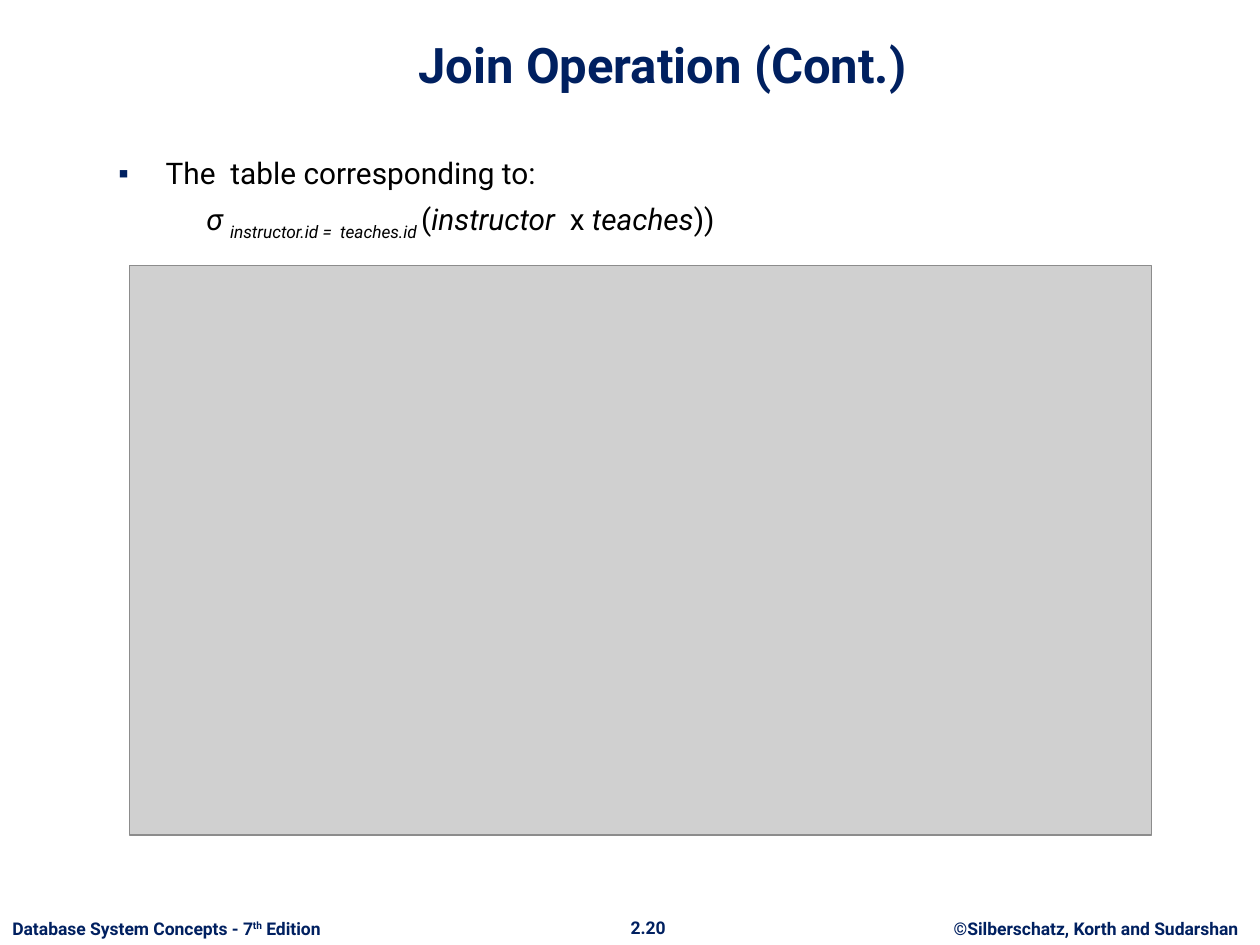
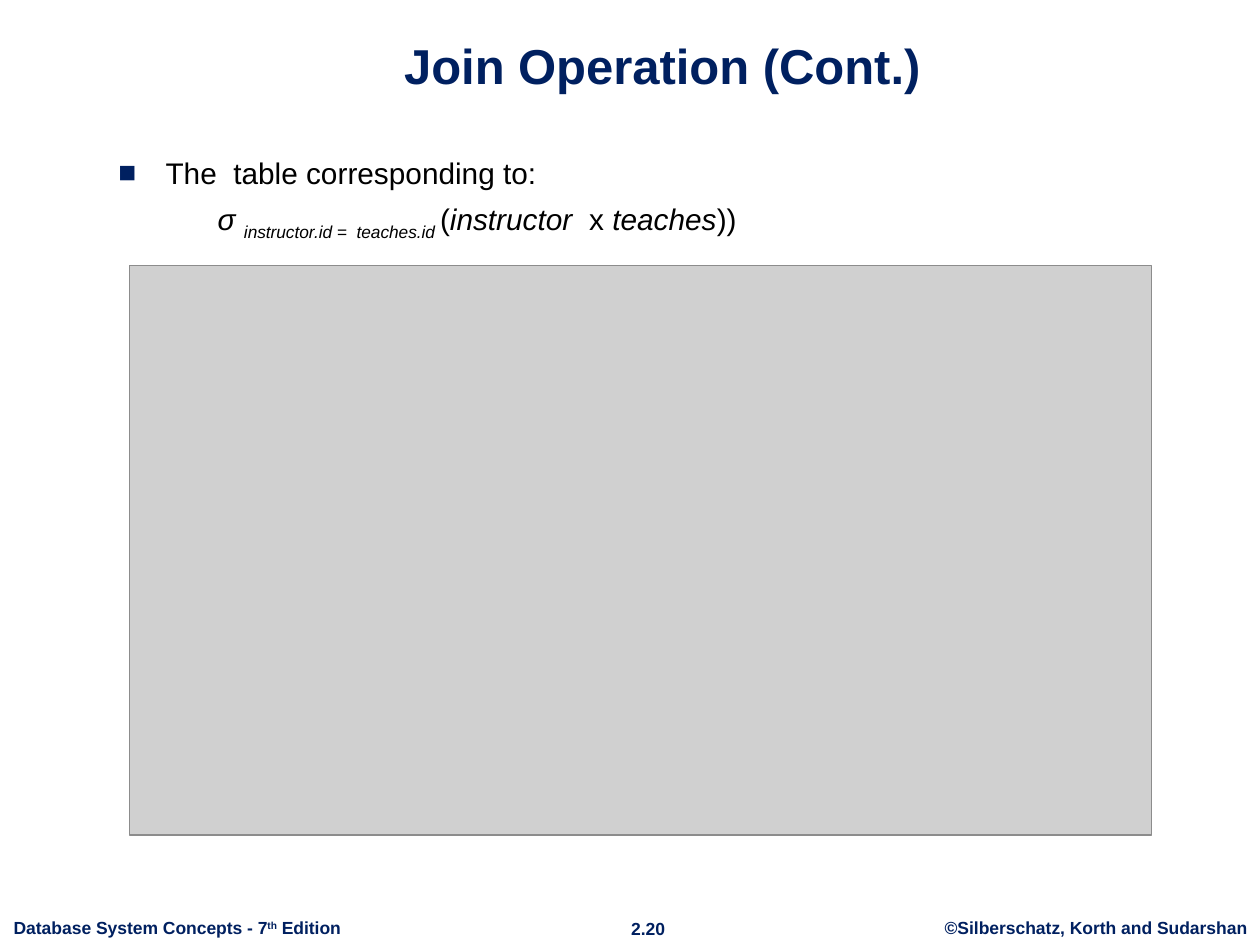
Before and after one commit to jay3ss/cis64a, a slide deck: slide 20 of slides/ch2.pptx. Drawn at 1260x945 pixels with LibreOffice and Linux fonts; fonts in the diff are those of the drawing; grey boxes stand for pictures; background and template pictures are left out. Boxes give left, top, right and bottom in pixels: in the first picture for what was removed or moved away, otherwise in the second. Text is boxed around its words. In the diff, an @@ line names an element or a change of style, - is before the commit and + after.

```diff
--- a/slides/ch2.pptx
+++ b/slides/ch2.pptx
@@ font Roboto to Arial in 4 elements at (x1=945, y1=921, x2=1247, y2=937), (x1=14, y1=921, x2=341, y2=938), (x1=631, y1=922, x2=665, y2=935), (x1=404, y1=48, x2=921, y2=94) @@
@@ text "The table corresponding to:" at (x1=166, y1=162, x2=736, y2=238): font Roboto to Arial; bullet ▪ to ■; indent changed @@
```
Also in this commit, not shown: 28 other slides changed, 1 slide added, 1 slide removed, 1 other file.
